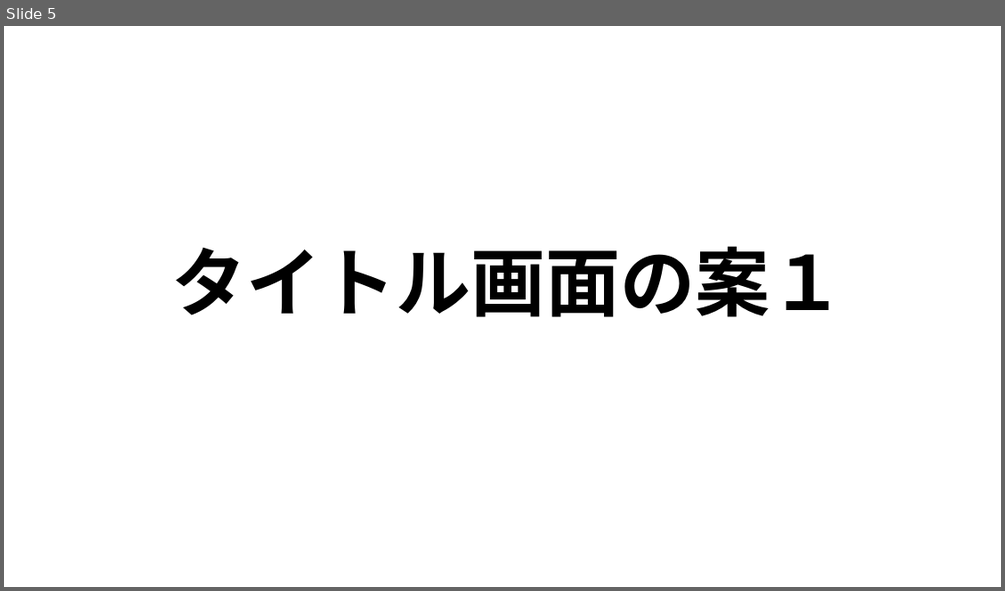
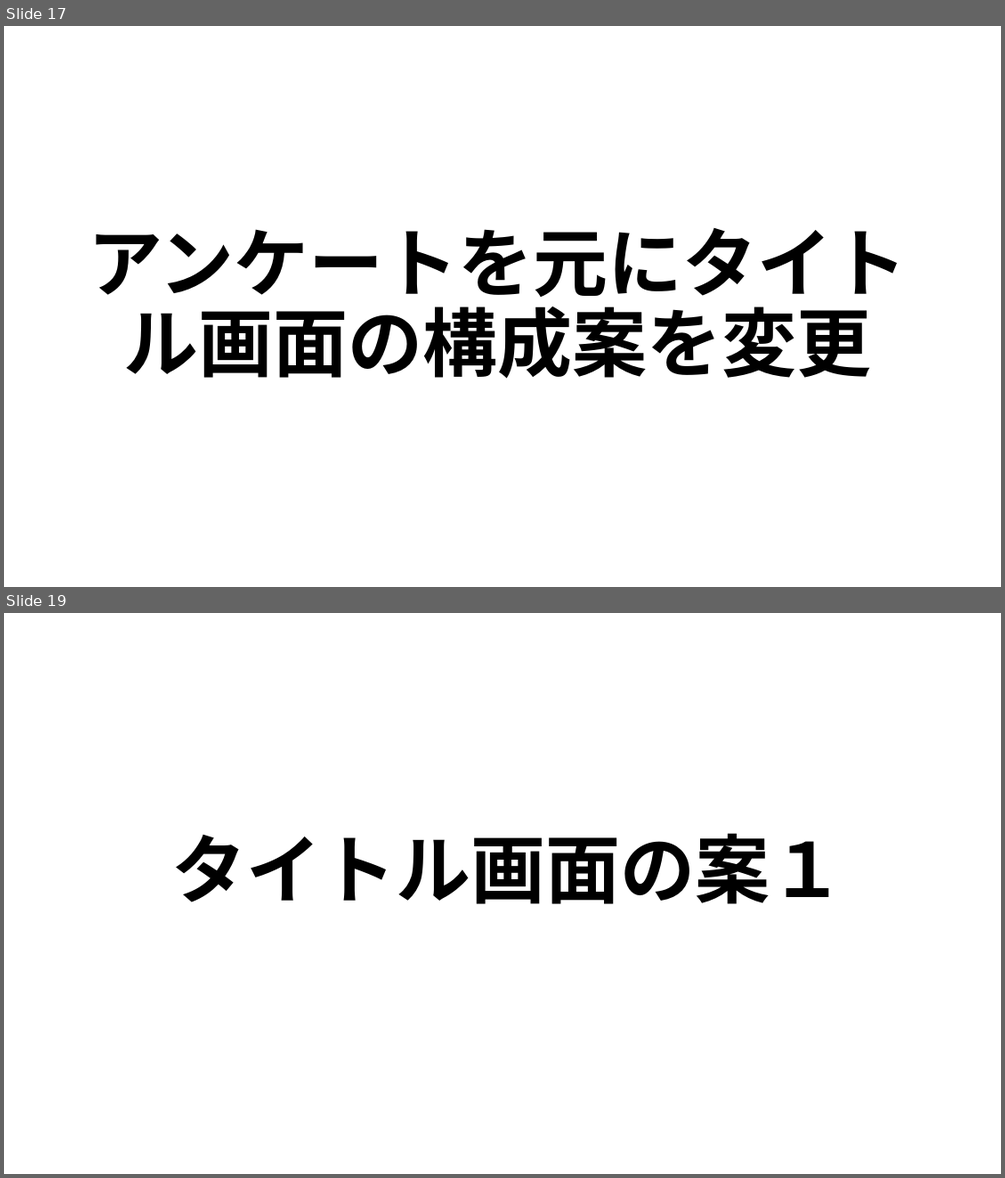
Before and after one commit to MizukiKato0416/sotsugyou_time_kato, a slide deck: 卒業制作_大元タイトル構成.ppsx. Shown one above the other, each under a label of ours: slide 5 before the commit, slides 17 and 19 after it; the slides between them are not shown. The pictures are 1005x591 and 1005x1178 pixels, drawn with LibreOffice and Linux fonts; fonts in the diff are those of the drawing. Boxes give left, top, right and bottom in pixels: in the first picture for what was removed or moved away, otherwise in the second. Text is boxed around its words. In the diff, an @@ line names an element or a change of style, - is before the commit and + after.

```diff
--- a/卒業制作_大元タイトル構成.ppsx
+++ b/卒業制作_大元タイトル構成.ppsx
@@ slide 17 added at bbox=[4, 26, 1001, 587], background #FFFFFF @@
@@ title added at bbox=[88, 228, 907, 378], 72 pt, text #000000, bold @@
+アンケートを元にタイトル画面の構成案を変更
@@ what was slide 5 is now slide 19 @@
```
Also in this commit, not shown: 11 slides changed, 9 other slides added.
